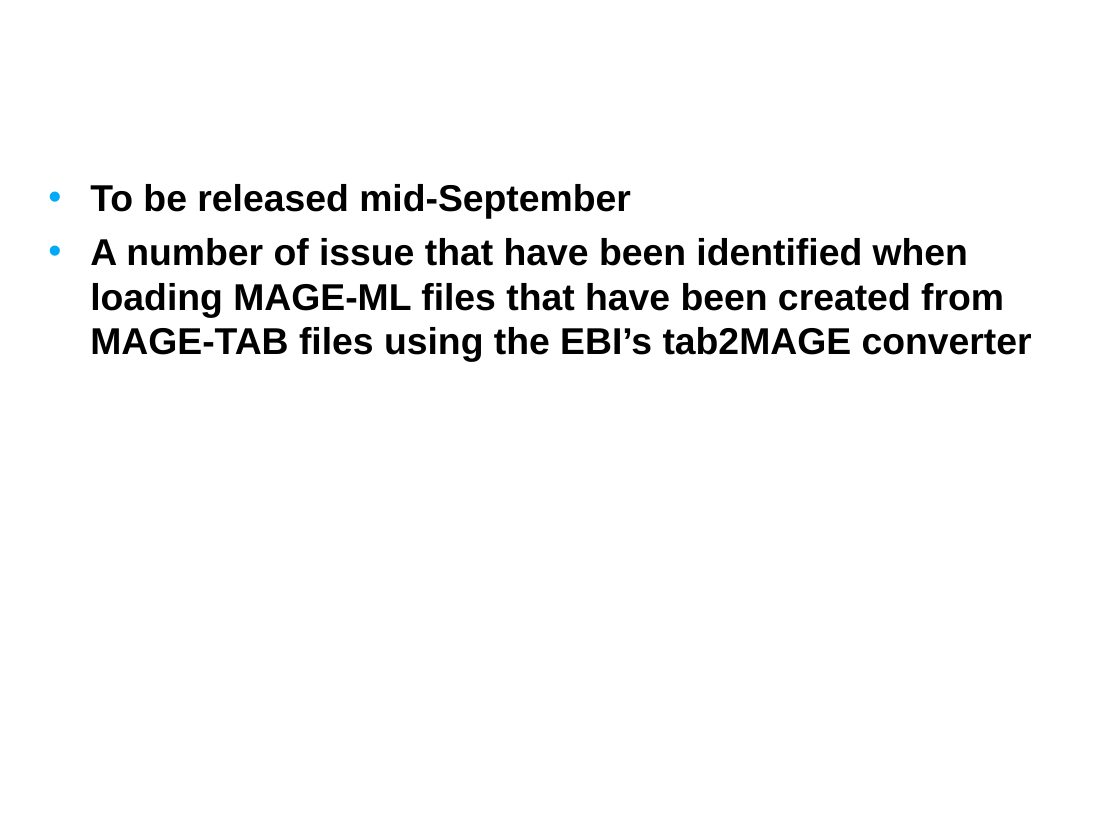
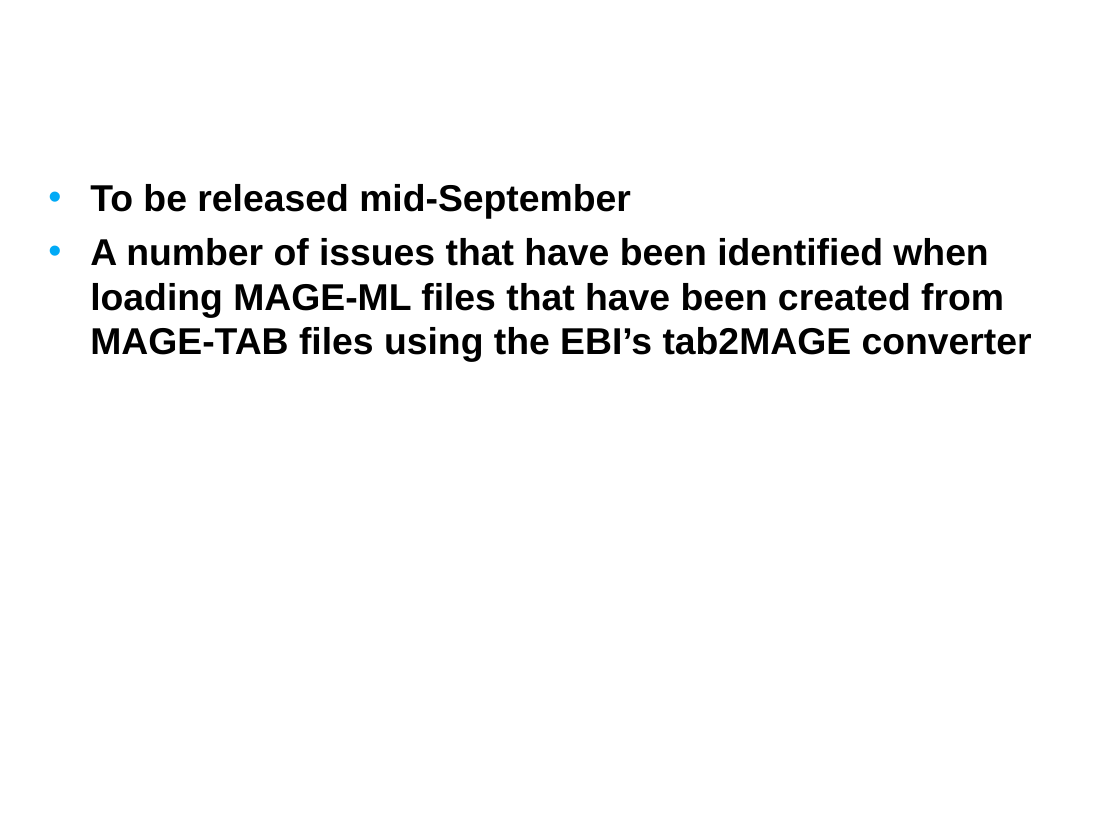
Before and after one commit to NCIP/caarray-docs, a slide deck: slide 5 of project_management/open_meetings/caArray User Community Meeting Aug 8.ppt. Drawn at 1120x840 pixels with LibreOffice and Linux fonts; fonts in the diff are those of the drawing; background and template pictures are left out. Boxes give left, top, right and bottom in pixels: in the first picture for what was removed or moved away, otherwise in the second. Text is boxed around its words. In the diff, an @@ line names an element or a change of style, - is before the commit and + after.

```diff
--- a/project_management/open_meetings/caArray User Community Meeting Aug 8.ppt
+++ b/project_management/open_meetings/caArray User Community Meeting Aug 8.ppt
@@ text at (90,238,1032,362): text changed @@
-• A number of issue that have been identified when loading MAGE-ML files that have been created from MAGE-TAB files using the EBI’s tab2MAGE converter
+• A number of issues that have been identified when loading MAGE-ML files that have been created from MAGE-TAB files using the EBI’s tab2MAGE converter
```
Also in this commit, not shown: 5 other slides changed.
